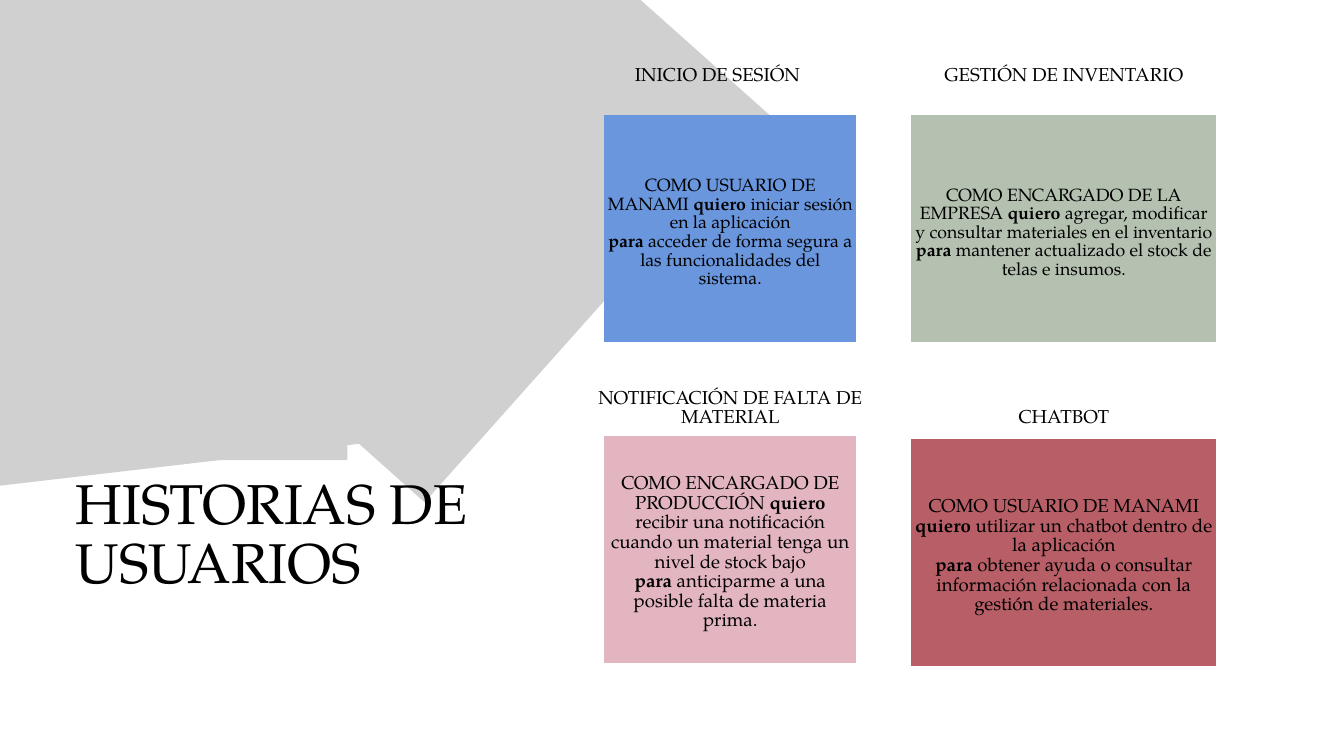
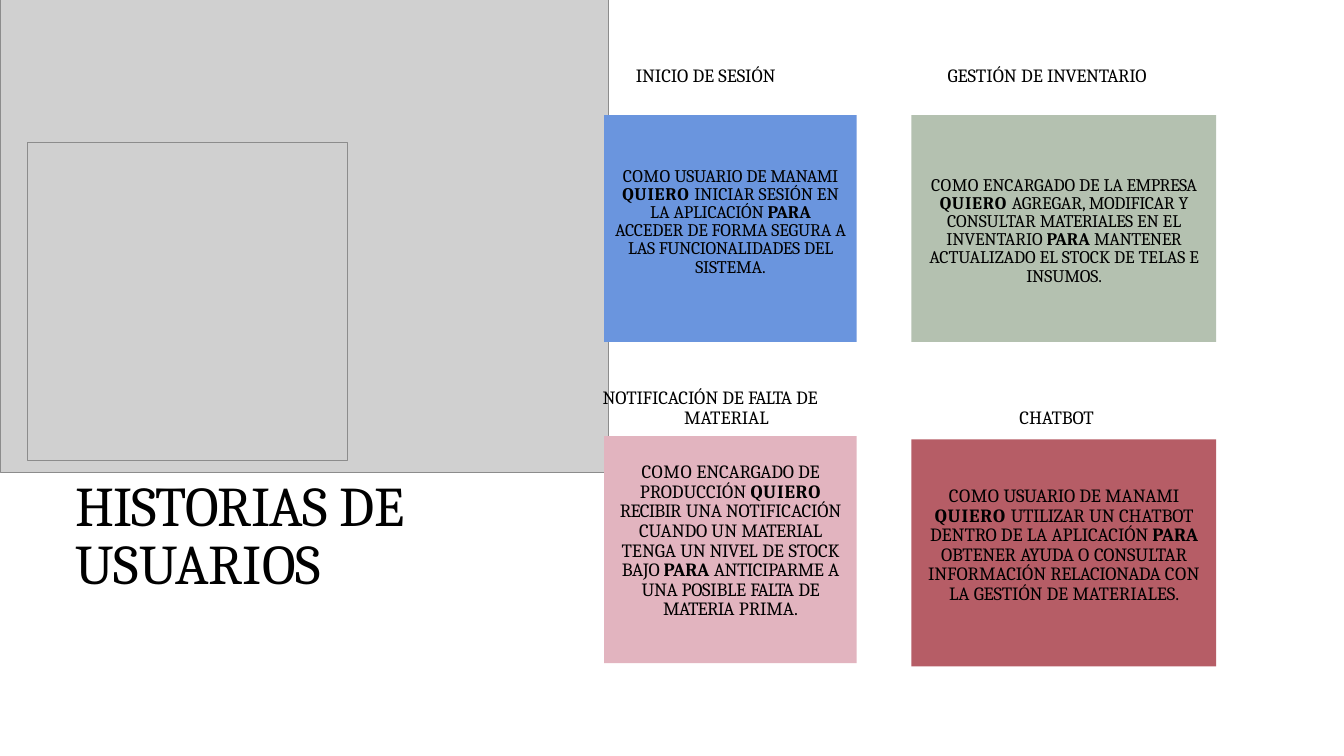
Before and after one commit to slashmagma/Proyecto_Optimisacion_MANANI-, a slide deck: slide 10 of fase 1/Evidencias_Grupales/Presentacíon Proyecto.pptx (slide 11 before the commit). Drawn at 1344x756 pixels with LibreOffice and Linux fonts; fonts in the diff are those of the drawing; grey boxes stand for pictures. Boxes give left, top, right and bottom in pixels: in the first picture for what was removed or moved away, otherwise in the second. Text is boxed around its words. In the diff, an @@ line names an element or a change of style, - is before the commit and + after.

Commit message:
actualizado carta gantt

```diff
--- a/fase 1/Evidencias_Grupales/Presentacíon Proyecto.pptx
+++ b/fase 1/Evidencias_Grupales/Presentacíon Proyecto.pptx
@@ picture removed at box(0, 0, 396, 503) @@
@@ picture added at box(0, 0, 608, 472) @@
@@ picture removed at box(21, 0, 770, 502) @@
@@ title "INICIO DE SESIÓN" at box(636, 66, 775, 82): font TeX Gyre Pagella to Cambria; letter spacing 0 to -0.1 pt in "INICIO SESIÓN"; alignment centre to left; indent changed; line spacing 21pt to 1; more space between paragraphs @@
@@ text "GESTIÓN DE INVENTARIO" at box(948, 66, 1147, 82): font TeX Gyre Pagella to Cambria; letter spacing 0 to -0.4 pt in "INVENTARIO"; alignment centre to left; indent changed; line spacing 21pt to 1; more space between paragraphs @@
@@ rectangle "COMO USUARIO DE MANAMI QUIERO ...": place and size @@
-rectangle "COMO USUARIO DE MANAMI QUIERO ..." at box(608, 178, 852, 285)
+rectangle "COMO USUARIO DE MANAMI QUIERO ..." at box(604, 115, 857, 342)
@@ rectangle "COMO USUARIO DE MANAMI QUIERO ..." at box(604, 115, 857, 342): vertical alignment middle to top; fill none to #6A95DE @@
@@ freeform shape removed at box(604, 115, 857, 342) @@
@@ rectangle "COMO ENCARGADO DE LA EMPRESA ...": place and size @@
-rectangle "COMO ENCARGADO DE LA EMPRESA ..." at box(915, 188, 1212, 276)
+rectangle "COMO ENCARGADO DE LA EMPRESA ..." at box(911, 115, 1216, 342)
@@ rectangle "COMO ENCARGADO DE LA EMPRESA ..." at box(911, 115, 1216, 342): vertical alignment middle to top; fill none to #B4C1B0 @@
@@ freeform shape removed at box(911, 115, 1216, 342) @@
@@ text in rectangle at box(615, 170, 846, 273): text changed; font TeX Gyre Pagella to Cambria @@
-COMO USUARIO DE MANAMI quiero iniciar sesión en la aplicación
-para acceder de forma segura a las funcionalidades del sistema.
+COMO USUARIO DE MANAMI QUIERO INICIAR SESIÓN EN LA APLICACIÓN PARA ACCEDER DE FORMA SEGURA A LAS FUNCIONALIDADES DEL SISTEMA.
@@ text in rectangle at box(929, 179, 1199, 282): text changed; font TeX Gyre Pagella to Cambria @@
-COMO ENCARGADO DE LA EMPRESA quiero agregar, modificar y consultar materiales en el inventario para mantener actualizado el stock de telas e insumos.
+COMO ENCARGADO DE LA EMPRESA QUIERO AGREGAR, MODIFICAR Y CONSULTAR MATERIALES EN EL INVENTARIO PARA MANTENER ACTUALIZADO EL STOCK DE TELAS E INSUMOS.
@@ text "NOTIFICACIÓN DE FALTA DE MATERIAL" at box(603, 387, 818, 424): font TeX Gyre Pagella to Cambria; letter spacing 0 to -0.2 pt in "NOTIFICACIÓN DE"; letter spacing 0 to -1.1 pt in "FALTA"; letter spacing 0 to -0.1 pt in "MATERIAL"; alignment centre to left; indent changed; more space between paragraphs @@
@@ text "CHATBOT" at box(1019, 411, 1093, 424): font TeX Gyre Pagella to Cambria, letter spacing 0 to -0.1 pt; alignment centre to left; indent changed; line spacing 21pt to 1; more space between paragraphs @@
@@ rectangle "COMO ENCARGADO DE PRODUCCIÓN QUIERO ...": place and size @@
-rectangle "COMO ENCARGADO DE PRODUCCIÓN QUIERO ..." at box(611, 475, 849, 632)
+rectangle "COMO ENCARGADO DE PRODUCCIÓN QUIERO ..." at box(604, 436, 857, 663)
@@ rectangle "COMO ENCARGADO DE PRODUCCIÓN QUIERO ..." at box(604, 436, 857, 663): vertical alignment middle to top; fill none to #E2B4BF @@
@@ freeform shape removed at box(604, 436, 857, 663) @@
@@ rectangle "COMO USUARIO DE MANAMI QUIERO ...": place and size @@
-rectangle "COMO USUARIO DE MANAMI QUIERO ..." at box(915, 499, 1212, 616)
+rectangle "COMO USUARIO DE MANAMI QUIERO ..." at box(911, 439, 1216, 667)
@@ rectangle "COMO USUARIO DE MANAMI QUIERO ..." at box(911, 439, 1216, 667): vertical alignment middle to top; fill none to #B65D66 @@
@@ freeform shape removed at box(911, 439, 1216, 667) @@
@@ text "HISTORIAS DE USUARIOS": place and size @@
-text "HISTORIAS DE USUARIOS" at box(76, 466, 468, 584)
+text "HISTORIAS DE USUARIOS" at box(76, 488, 405, 585)
@@ text "HISTORIAS DE USUARIOS" at box(76, 488, 405, 585): font TeX Gyre Pagella to Cambria; letter spacing 0 to -1 pt in "HISTORIAS"; letter spacing 0 to -0.5 pt in "DE"; letter spacing 0 to -0.1 pt in "USUARIOS"; indent changed; more space between paragraphs @@
@@ text in rectangle at box(620, 465, 841, 615): text changed; font TeX Gyre Pagella to Cambria @@
-COMO ENCARGADO DE PRODUCCIÓN quiero recibir una notificación cuando un material tenga un nivel de stock bajo
-para anticiparme a una posible falta de materia prima.
+COMO ENCARGADO DE PRODUCCIÓN QUIERO RECIBIR UNA NOTIFICACIÓN CUANDO UN MATERIAL TENGA UN NIVEL DE STOCK BAJO PARA ANTICIPARME A UNA POSIBLE FALTA DE MATERIA PRIMA.
@@ text in rectangle at box(928, 489, 1200, 600): text changed; font TeX Gyre Pagella to Cambria @@
-COMO USUARIO DE MANAMI
-quiero utilizar un chatbot dentro de la aplicación
-para obtener ayuda o consultar información relacionada con la gestión de materiales.
+COMO USUARIO DE MANAMI QUIERO UTILIZAR UN CHATBOT DENTRO DE LA APLICACIÓN PARA OBTENER AYUDA O CONSULTAR INFORMACIÓN RELACIONADA CON LA GESTIÓN DE MATERIALES.
```
Also in this commit, not shown: 19 other slides changed.
